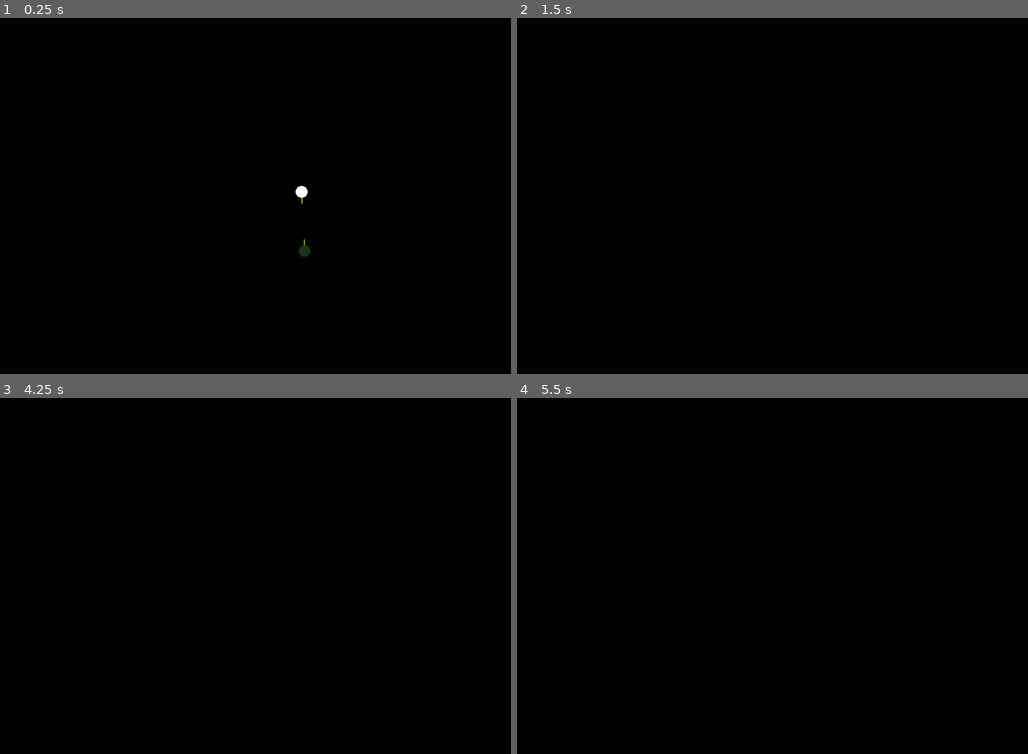
Above: before the commit, frames 1-4 (two rows, left to right).
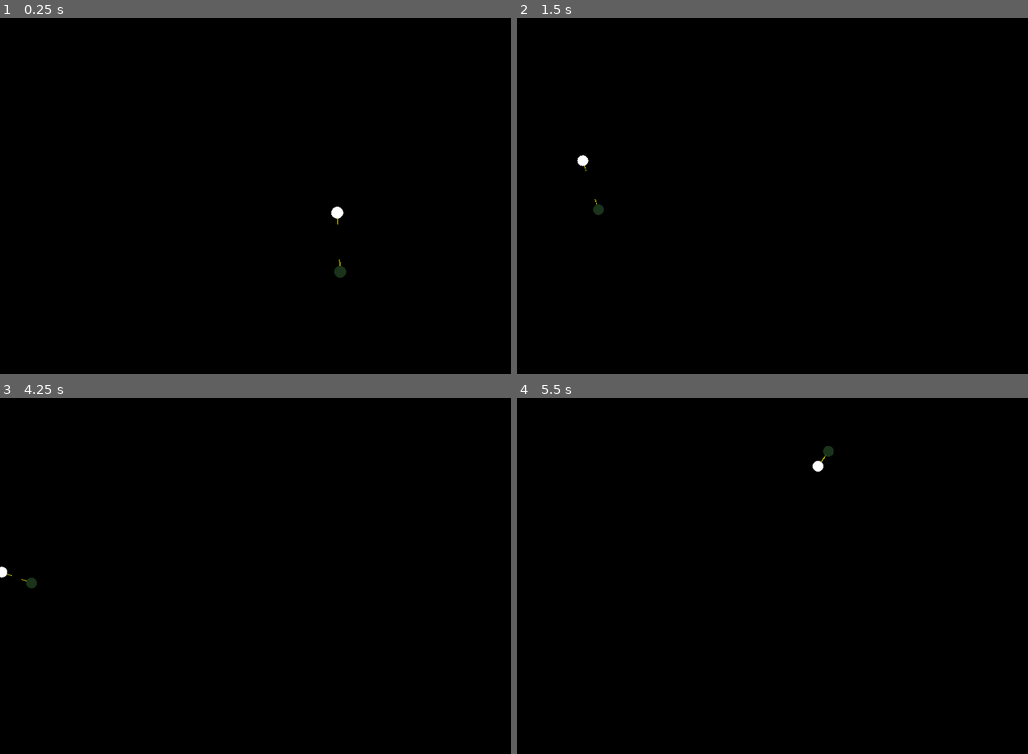
Above: after the commit, the same moments.

Repository: NuclearPhoenixx/n-body-problem
Game: Godot game, scene res://main.tscn
The game is run twice, just before and just after one commit, with the same random seed, the same clock (stepped at 60 frames per second) and the same inputs.
Inputs (mouse positions are in pixels of both pictures, inside the frame that each line leads up to):
- Up to frame 1 (0.25 s): no input
- Up to frame 2 (1.5 s): move the mouse to (956, 178) at 0.52 s; hold Right (ui_right) 0.53-1.28 s; hold Mouse wheel up (camera_zin) 0.53-1.28 s; tap Space (ui_select) at 0.77, 1.07 s; tap Mouse wheel down (camera_zout) at 0.8, 1.35 s; move the mouse to (700, 213) at 1.27 s; hold Down (ui_down) from 1.28 s (still down)
- Up to frame 3 (4.25 s): tap Space (ui_select) at 1.52, 1.55, 1.82, 2.1, 3.02, 3.32, 3.5, 3.77, 3.8, 4.07 s; move the mouse to (367, 497) at 2.02 s; release Down (ui_down) at 2.03 s; hold Right (ui_right) 2.03-2.78 s; hold Mouse wheel up (camera_zin) 2.03-2.78 s; tap Enter at 2.75 s; move the mouse to (275, 647) at 2.77 s; hold Up (ui_up) 2.78-3.53 s; tap Mouse wheel up (camera_zin) at 2.85 s; tap Mouse wheel down (camera_zout) at 3.05 s; move the mouse to (485, 629) at 3.52 s; hold Left (ui_left) from 3.53 s (still down); hold Mouse wheel down (camera_zout) from 3.53 s (still down); tap Escape (ui_cancel) at 4.15 s
- Up to frame 4 (5.5 s): move the mouse to (639, 522) at 4.27 s; release Mouse wheel down (camera_zout) at 4.28 s; tap Mouse wheel up (camera_zin) at 4.35 s; tap Space (ui_select) at 4.52, 4.82 s; move the mouse to (854, 576) at 5.02 s; release Left (ui_left) at 5.03 s; hold Down (ui_down) from 5.03 s (still down); hold Mouse wheel down (camera_zout) from 5.03 s (still down)

The runs differ from the first frame. In frame 1, 0.3% of the frame differs, in the area x 57-68%, y 47-74%; in frame 2, 0.1%; in frame 3, 0.1%; in frame 4, 0.1%.

Commit message:
add camera follow + start with stats

Diff:
--- a/main.tscn
+++ b/main.tscn
@@ -1,19 +1,14 @@
-[gd_scene load_steps=4 format=2]
+[gd_scene load_steps=5 format=2]
 
-[ext_resource path="res://src/camera.gd" type="Script" id=1]
-[ext_resource path="res://src/spawn.gd" type="Script" id=2]
-[ext_resource path="res://obj.tscn" type="PackedScene" id=3]
+[ext_resource path="res://src/spawn.gd" type="Script" id=1]
+[ext_resource path="res://obj.tscn" type="PackedScene" id=2]
+[ext_resource path="res://src/camera.gd" type="Script" id=3]
+[ext_resource path="res://src/gui/speed.gd" type="Script" id=4]
 
 [node name="Control" type="Control"]
 anchor_right = 1.0
 anchor_bottom = 1.0
-
-[node name="Camera2D" type="Camera2D" parent="."]
-position = Vector2( 510, 300 )
-current = true
-smoothing_enabled = true
-smoothing_speed = 8.0
-script = ExtResource( 1 )
+mouse_filter = 2
 
 [node name="Spacetime" type="Control" parent="."]
 anchor_left = 0.5
@@ -24,10 +19,40 @@
 margin_top = -7.0
 margin_right = 7.0
 margin_bottom = 7.0
-script = ExtResource( 2 )
+script = ExtResource( 1 )
 
-[node name="Object" parent="Spacetime" instance=ExtResource( 3 )]
+[node name="Object" parent="Spacetime" instance=ExtResource( 2 )]
 editor/display_folded = true
-position = Vector2( 0, 0 )
+priority = 128.0
+
+[node name="Camera2D" type="Camera2D" parent="Spacetime"]
+position = Vector2( 5, 7 )
+current = true
+drag_margin_h_enabled = false
+drag_margin_v_enabled = false
+smoothing_enabled = true
+smoothing_speed = 8.0
+script = ExtResource( 3 )
+
+[node name="Interface" type="CanvasLayer" parent="."]
+
+[node name="GUI" type="MarginContainer" parent="Interface"]
+margin_right = 86.0
+margin_bottom = 40.0
+
+[node name="VBoxContainer" type="VBoxContainer" parent="Interface/GUI"]
+margin_right = 86.0
+margin_bottom = 40.0
+
+[node name="Velocity" type="Label" parent="Interface/GUI/VBoxContainer"]
+margin_right = 86.0
+margin_bottom = 14.0
+text = "Object Speed"
+script = ExtResource( 4 )
+
+[node name="Label" type="Label" parent="Interface/GUI/VBoxContainer"]
+margin_top = 18.0
+margin_right = 86.0
+margin_bottom = 32.0
 
 [editable path="Spacetime/Object"]
--- a/obj.tscn
+++ b/obj.tscn
@@ -7,7 +7,6 @@
 [node name="Object" type="Area2D" groups=[
 "objects",
 ]]
-position = Vector2( -109.637, -59.484 )
 script = ExtResource( 1 )
 __meta__ = {
 "_edit_group_": true
@@ -21,7 +20,7 @@
 points = PoolVector2Array( 0, 0, 0, 0 )
 width = 1.0
 default_color = Color( 1, 0.984314, 0, 1 )
-texture_mode = 0
 end_cap_mode = 2
 round_precision = 10
 [connection signal="area_entered" from="." to="." method="collision" flags=6]
+[connection signal="input_event" from="." to="." method="_mouse_click"]
--- a/project.godot
+++ b/project.godot
@@ -25,6 +25,20 @@
 
 [input]
 
+ui_select={
+"deadzone": 0.5,
+"events": [ Object(InputEventKey,"resource_local_to_scene":false,"resource_name":"","device":0,"alt":false,"shift":false,"control":false,"meta":false,"command":false,"pressed":false,"scancode":32,"unicode":0,"echo":false,"script":null)
+, Object(InputEventJoypadButton,"resource_local_to_scene":false,"resource_name":"","device":0,"button_index":3,"pressure":0.0,"pressed":false,"script":null)
+, Object(InputEventMouseButton,"resource_local_to_scene":false,"resource_name":"","device":-1,"alt":false,"shift":false,"control":false,"meta":false,"command":false,"button_mask":0,"position":Vector2( 0, 0 ),"global_position":Vector2( 0, 0 ),"factor":1.0,"button_index":1,"pressed":false,"doubleclick":false,"script":null)
+ ]
+}
+ui_cancel={
+"deadzone": 0.5,
+"events": [ Object(InputEventKey,"resource_local_to_scene":false,"resource_name":"","device":0,"alt":false,"shift":false,"control":false,"meta":false,"command":false,"pressed":false,"scancode":16777217,"unicode":0,"echo":false,"script":null)
+, Object(InputEventJoypadButton,"resource_local_to_scene":false,"resource_name":"","device":0,"button_index":1,"pressure":0.0,"pressed":false,"script":null)
+, Object(InputEventMouseButton,"resource_local_to_scene":false,"resource_name":"","device":-1,"alt":false,"shift":false,"control":false,"meta":false,"command":false,"button_mask":0,"position":Vector2( 0, 0 ),"global_position":Vector2( 0, 0 ),"factor":1.0,"button_index":2,"pressed":false,"doubleclick":false,"script":null)
+ ]
+}
 ui_left={
 "deadzone": 0.5,
 "events": [ Object(InputEventKey,"resource_local_to_scene":false,"resource_name":"","device":0,"alt":false,"shift":false,"control":false,"meta":false,"command":false,"pressed":false,"scancode":16777231,"unicode":0,"echo":false,"script":null)
--- a/src/camera.gd
+++ b/src/camera.gd
@@ -1,6 +1,6 @@
 extends Camera2D
 
-var frame_speed = 20 # camera speed in px/frame
+var frame_speed = 10 # camera speed in px/frame
 var zoom_depth = 0.1 # camera zoom depth
 var max_zin = Vector2(0.1, 0.1) # max zoom in
 var max_zout = Vector2(5, 5) # max zoom out
@@ -8,24 +8,39 @@
 func check_camera(): # camera movement, wasd or arrow keys
 	if Input.is_action_pressed("ui_down"):
 		position += Vector2(0,1) * frame_speed
+		get_tree().set_input_as_handled()
 
 	if Input.is_action_pressed("ui_up"):
 		position += Vector2(0,-1) * frame_speed
+		get_tree().set_input_as_handled()
 
 	if Input.is_action_pressed("ui_right"):
 		position += Vector2(1,0) * frame_speed
+		get_tree().set_input_as_handled()
 
 	if Input.is_action_pressed("ui_left"):
 		position += Vector2(-1,0) * frame_speed
+		get_tree().set_input_as_handled()
+
+var follow_node = null
 
 func _process(delta):
-	check_camera()
+	if typeof(follow_node) != 0:
+		set_position(follow_node.get_position())
+	else:
+		check_camera()
 
-func _input(event): # check scroll wheel, camera zoom in and out
-	if event.is_action_pressed("camera_zin"):
+func _input(event):
+	if event.is_action_pressed("camera_zin"): # check scroll wheel, camera zoom in and out
+		get_tree().set_input_as_handled()
 		if zoom > max_zin:
 			zoom += Vector2(-1,-1) * zoom_depth
 
 	if event.is_action_pressed("camera_zout"):
+		get_tree().set_input_as_handled()
 		if zoom < max_zout:
 			zoom += Vector2(1,1) * zoom_depth
+
+	if event.is_action_pressed("ui_cancel"): # free fixed camera from node
+		get_tree().set_input_as_handled()
+		follow_node = null
--- /dev/null
+++ b/src/gui/speed.gd
@@ -0,0 +1,12 @@
+extends Label
+
+onready var camera = get_tree().get_root().get_node("Control/Spacetime/Camera2D")
+
+func _physics_process(delta):
+	var obj = camera.follow_node
+
+	if typeof(obj) == 0: # if camera is fixed then show stats of that object
+		self.hide()
+	else:
+		self.show()
+		self.set_text("Velocity: (" + String(stepify(obj.v.x, 1)) + ", " + String(stepify(obj.v.y, 1)) + ") [m/s]")
--- a/src/object.gd
+++ b/src/object.gd
@@ -1,6 +1,7 @@
 extends Area2D
 
 onready var force_vector = get_node("ForceVector")
+onready var camera = get_tree().get_root().get_node("Control/Spacetime/Camera2D")
 
 # CONSTANTS AND INITIAL VALUES
 var G = 6.67408e-11 # gravitational constant
@@ -15,6 +16,8 @@
 func collision(area): # impact detection to prevent division by zero, heavy obj process before light ones
 	area.set_monitoring(false) # disable impact detection of deleted body
 	mass += area.mass # take all the mass
+	if camera.follow_node == area: # change fixed camera to the "winner" object
+		camera.follow_node = self
 	area.queue_free() # delete other lighter body
 
 func _draw(): # draw object as a custom circle
@@ -35,15 +38,20 @@
 
 	return accel
 
-func get_time(d): # make the speed of light the absolute speed limit in this simulation
-	return d * sqrt(1 - pow( v.length() / 299792458, 2))
+func get_lorentz(): # make the speed of light the absolute speed limit in this simulation
+	return ( sqrt(1 - pow( v.length() / 299792458, 2)) )
 
 func _physics_process(delta):
-	position += v * get_time(delta) / scale_m # update position with given velocity and correct for scale
+	position += v * delta / scale_m #* get_lorentz() # update position with given velocity and correct for scale
 	update() # re-draw circle
 
 	var a = grav_accel() # compute new acceleration vector
-	v += a * get_time(delta) # add new acceleration to the existing velocity vector
+	v += a * delta * get_lorentz() # add new acceleration to the existing velocity vector
 
 	if fv_on: # draw resulting force vector
 		force_vector.set_point_position(1, a / a.length() * fvs)
+
+func _mouse_click(viewport, event, shape_idx): # upon selection the camera will follow this node
+	if event.is_action("ui_select"):
+		camera.follow_node = self
+		get_tree().set_input_as_handled()
--- a/src/spawn.gd
+++ b/src/spawn.gd
@@ -15,6 +15,7 @@
 	inst.get_node("CollisionShape").set_shape(shape)
 
 	add_child(inst)
+	return inst # return node
 
 func _ready():
 	spawn(Vector2(0,100), Vector2(400000,0), 3.3e20, Color(0.1,0.2,0.1,1), 10)
